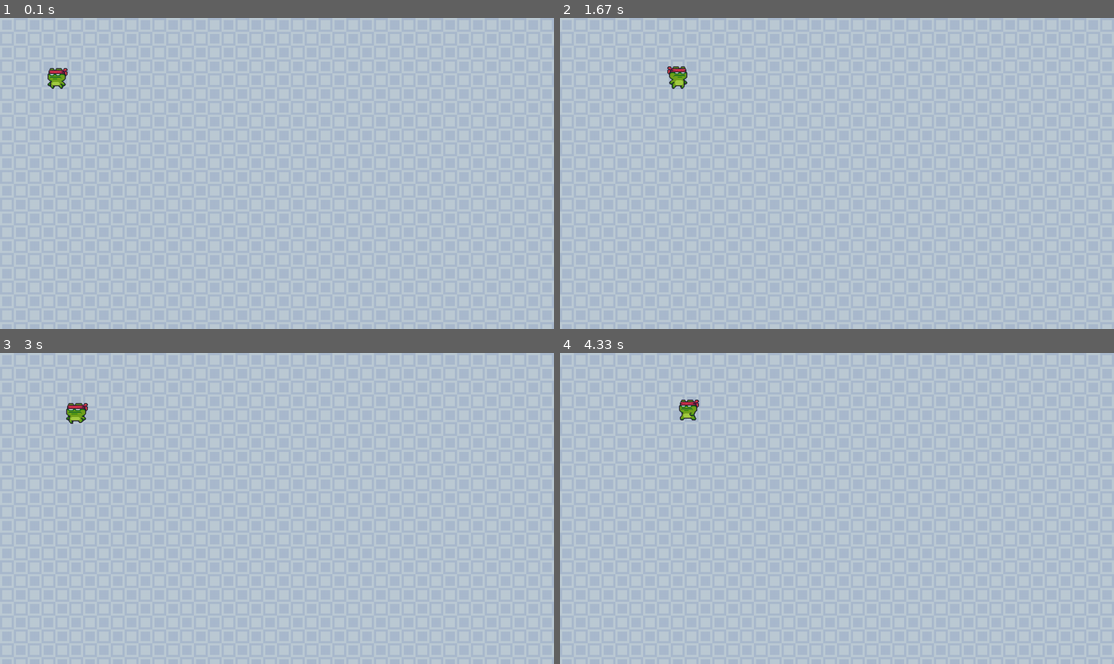
Above: before the commit, frames 1-4 (two rows, left to right).
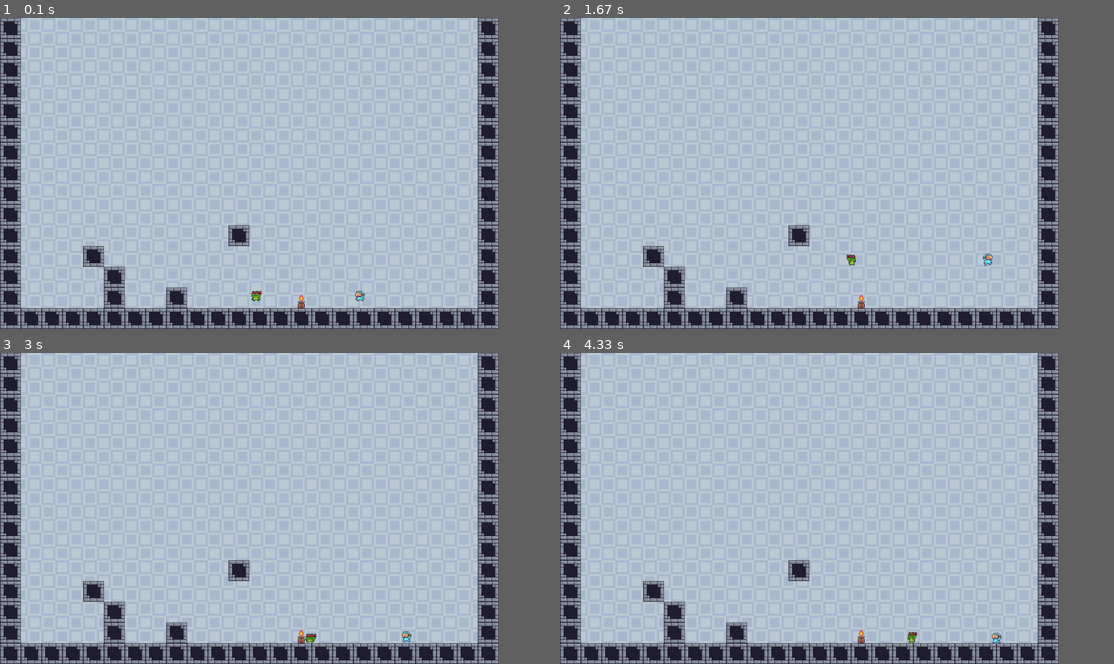
Above: after the commit, the same moments.

Repository: odabasi52/PyGame-2DPlatformerTest
Game: pygame game, started from main.py
Two runs of this game, one before a commit and one after it. Both use one fixed random seed, a clock stepped at 60 frames per second and the inputs below.
Inputs:
- Up to frame 1 (0.1 s): no input
- Up to frame 2 (1.67 s): hold W 0.33-0.8 s; hold Right 0.33-0.8 s; hold Right 0.83-1.3 s; hold D 0.83-1.3 s; hold Up 1.33-1.63 s; hold W 1.33-1.63 s
- Up to frame 3 (3 s): hold Right 1.67-2.13 s; hold D 1.67-2.13 s; hold Left 2.17-2.7 s; hold A 2.17-2.7 s; hold Left from 2.73 s (still down); hold A from 2.73 s (still down)
- Up to frame 4 (4.33 s): release Left at 3.13 s; release A at 3.13 s; hold Up 3.17-3.53 s; hold W 3.17-3.53 s; hold Right 3.57-4.2 s; hold D 3.57-4.2 s; hold Left from 4.23 s (still down); hold A from 4.23 s (still down)
In our replay, the window is 900x506 before the commit and 810x506 after it. These sizes can differ from the game's own. Grey fills any space a smaller window leaves; there, only what the larger window draws over its background counts as a difference.

The runs differ from the first frame. In frame 1, 15% of the frame differs, in the area x 0-90%, y 0-100%; in frame 2, 15%; in frame 3, 15%; in frame 4, 15%.

Commit message:
commit 2

Diff:
--- a/main.py
+++ b/main.py
@@ -1,46 +1,19 @@
 import pygame
-from os.path import join
 
-WIDTH, HEIGHT = 1280, 720
+WIDTH, HEIGHT = 1152, 720
 FPS = 60
-SPEED = 5
 
 pygame.init()
 pygame.display.set_caption("Eda")
 window = pygame.display.set_mode((WIDTH, HEIGHT))
 
-from player import Player
-
-def get_background(color):
-    image = pygame.image.load(join("assets", "background", color))
-    _, _, width, height = image.get_rect()
-    tiles_pos = []
-
-    for x in range(WIDTH // width + 1):
-        for y in range(HEIGHT // height + 1):
-            pos = (x * width, y * height)
-            tiles_pos.append(pos)
-    return tiles_pos, image
-
-def draw(window, player):
-    tiles_pos, bg_img = get_background("Blue.png")
-    for tile in tiles_pos:
-        window.blit(bg_img, tile)
-    player.draw(window)
-    pygame.display.update()
-
-def handle_move(player):
-    keys = pygame.key.get_pressed()
-    player.x_vel = 0
-    if keys[pygame.K_a]:
-        player.move_x(SPEED, False)
-    elif keys[pygame.K_d]:
-        player.move_x(SPEED, True)
+from map import Map
 
 def main(window):
     run = True
     clock = pygame.time.Clock()
-    player = Player(100, 100, 50, 50)
+    map = Map("Blue")
+    objects, player1, player2 = map.create_map()
 
     while run:
         clock.tick(FPS)
@@ -48,9 +21,18 @@
             if event.type == pygame.QUIT:
                 run = False
                 break
-        player.loop(FPS)
-        handle_move(player)
-        draw(window, player)
+
+            if event.type == pygame.KEYDOWN:
+                if event.key == pygame.K_w and player1.jump_count < 2:
+                    player1.jump()
+                if event.key == pygame.K_UP and player2.jump_count < 2:
+                    player2.jump()
+
+        player1.loop(FPS)
+        player2.loop(FPS)
+        player1.handle_move(objects, player2)
+        player2.handle_move(objects, player1)
+        map.draw_map(window, player1, player2, objects)
 
     pygame.quit()
     exit()
--- /dev/null
+++ b/map.py
@@ -0,0 +1,74 @@
+import pygame
+from player import Player
+from object import *
+from os.path import join
+WIDTH, HEIGHT = 1152, 720
+
+class Map:
+    # 24 - 15
+    # X Block
+    # P player1, B player2
+    game_map = [
+        "X                      X",
+        "X                      X",
+        "X                      X",
+        "X                      X",
+        "X                      X",
+        "X                      X",
+        "X                      X",
+        "X                      X",
+        "X                      X",
+        "X                      X",
+        "X          X           X",
+        "X   X                  X",
+        "X    X                 X",
+        "X    X  X   P F  B     X",
+        "XXXXXXXXXXXXXXXXXXXXXXXX",
+    ]
+    def __init__(self, color):
+        self.color = color
+
+    def get_background(self):
+        image = pygame.image.load(join("assets", "background", self.color + ".png"))
+        _, _, width, height = image.get_rect()
+        tiles_pos = []
+
+        for x in range(WIDTH // width + 1):
+            for y in range(HEIGHT // height + 1):
+                pos = (x * width, y * height)
+                tiles_pos.append(pos)
+        return tiles_pos, image
+
+    def draw_map(self, window, player1, player2, blocks):
+        tiles_pos, bg_img = self.get_background()
+        for tile in tiles_pos:
+            window.blit(bg_img, tile)
+        player1.draw(window)
+        player2.draw(window)
+        for block in blocks:
+            block.draw(window)
+        pygame.display.update()
+
+    def create_map(self):
+        player1 = None
+        player2 = None
+        blocks = []
+        y = 0
+        for row in self.game_map:
+            x = 0
+            for char in row:
+                if char == "P":
+                    player1 = Player(x, y, 0, 0, "NinjaFrog", True)
+                elif char == "B":
+                    player2 = Player(x, y, 0, 0, "VirtualGuy", False)
+                elif char == "X":
+                    blocks.append(Block(x, y, 48))
+                elif char == "F":
+                    fire = Fire(x + 16,y + 16, 16, 32)
+                    blocks.append(fire)
+                    fire.on()
+                    fire.loop()
+                x += 48
+            y += 48
+
+        return blocks, player1, player2
--- /dev/null
+++ b/object.py
@@ -0,0 +1,59 @@
+import pygame
+from os.path import join
+from player import load_sprites
+
+class Object(pygame.sprite.Sprite):
+    def __init__(self, x, y, w, h, name=None):
+        super().__init__()
+        self.rect = pygame.Rect(x, y, w, h)
+        self.width = w
+        self.height = h
+        self.img = pygame.Surface((w, h), pygame.SRCALPHA)
+        self.name = name
+
+    def draw(self, window):
+        window.blit(self.img, (self.rect.x, self.rect.y))
+
+class Block(Object):
+    def __init__(self, x, y, size):
+        super().__init__(x, y, size, size)
+        block = self.get_block(size)
+        self.img.blit(block, (0, 0))
+        self.mask = pygame.mask.from_surface(self.img)
+
+    def get_block(self, size):
+        path = join("assets", "Terrain", "Terrain.png")
+        img = pygame.image.load(path).convert_alpha()
+        surface = pygame.Surface((size, size), pygame.SRCALPHA, 32)
+        rect = pygame.Rect(0, 0, size, size)
+        surface.blit(img, (0, 0), rect)
+        return surface
+
+class Fire(Object):
+    ANIMATION_DELAY = 2
+    def __init__(self, x, y, w, h):
+        super().__init__(x, y, w, h, "fire")
+        self.fire_sprites = load_sprites("Traps", "Fire", w, h)
+        self.img = self.fire_sprites["off"][0]
+        self.mask = pygame.mask.from_surface(self.img)
+        self.animation_count = 0
+        self.animation_name = "off"
+
+    def on(self):
+        self.animation_name = "on"
+
+    def off(self):
+        self.animation_name = "off"
+
+    def loop(self):
+        sprites = self.fire_sprites[self.animation_name]
+        sprite_index = (self.animation_count // self.ANIMATION_DELAY) % len(sprites)
+        self.img = sprites[sprite_index]
+        self.animation_count += 1
+        self.update()
+
+        self.rect = self.img.get_rect(topleft=(self.rect.x, self.rect.y))
+        self.mask = pygame.mask.from_surface(self.img)
+
+        if self.animation_count // self.ANIMATION_DELAY > len(sprites):
+            self.animation_count = 0
--- a/player.py
+++ b/player.py
@@ -17,7 +17,7 @@
             surface = pygame.Surface((w, h), pygame.SRCALPHA, 32)
             rect = pygame.Rect(i* w, 0, w, h)
             surface.blit(sprite_sheet, (0, 0), rect)
-            sprites.append(pygame.transform.scale2x(surface))
+            sprites.append(surface)
 
         if direction:
             all_sprites[image.replace(".png", "") + "_right"] = sprites
@@ -27,11 +27,13 @@
     return all_sprites
 
 class Player(pygame.sprite.Sprite):
-    ANIMATION_DELAY = 3
+    SPEED = 3
+    ANIMATION_DELAY = 2
     GRAVITY = 1
-    SPRITES = load_sprites("MainCharacters", "NinjaFrog", 32, 32, True)
 
-    def __init__(self, x, y, w, h):
+
+    def __init__(self, x, y, w, h, name, player1):
+        super().__init__()
         self.rect = pygame.Rect(x, y, w, h)
         self.x_vel = 0
         self.y_vel = 0
@@ -39,6 +41,94 @@
         self.direction = "left"
         self.animation_count = 0
         self.fall_count = 0
+        self.jump_count = 0
+        self.hit = False
+        self.hit_count = 0
+        self.name = name
+        self.SPRITES = load_sprites("MainCharacters", self.name, 32, 32, True)
+        self.player1 = player1
+
+    def handle_vertical_collision(self, objs, dy, other):
+        collided_objs = []
+        for obj in objs:
+            if pygame.sprite.collide_mask(self, obj):
+                if dy > 0:
+                    self.rect.bottom = obj.rect.top
+                    self.landed()
+                elif dy < 0:
+                    self.rect.top = obj.rect.bottom
+                    self.hit_head()
+                collided_objs.append(obj)
+        if pygame.sprite.collide_mask(self, other):
+                if dy > 0:
+                    self.rect.bottom = other.rect.top
+                    self.landed()
+                elif dy < 0:
+                    self.rect.top = other.rect.bottom
+                    self.hit_head()
+                collided_objs.append(other)
+
+        return collided_objs
+
+    def handle_horizontal_collision(self, objs, dx, other):
+        self.move(dx, 0)
+        self.update()
+        collided_obj = None
+        for obj in objs:
+            if pygame.sprite.collide_mask(self, obj):
+                collided_obj = obj
+
+        if pygame.sprite.collide_mask(self, other):
+            collided_obj = other
+
+        self.move(-dx, 0)
+        self.update()
+        return collided_obj
+
+    def get_input(self):
+        keys = pygame.key.get_pressed()
+        if self.player1:
+            if keys[pygame.K_a]:
+                return "L"
+            elif keys[pygame.K_d]:
+                return "R"
+        else:
+            if keys[pygame.K_LEFT]:
+                return "L"
+            elif keys[pygame.K_RIGHT]:
+                return "R"
+
+    def handle_move(self, objects, other):
+        self.x_vel = 0
+
+        left_collide = self.handle_horizontal_collision(objects, -self.SPEED * 2, other)
+        right_collide = self.handle_horizontal_collision(objects, self.SPEED * 2, other)
+        key = self.get_input()
+        if key == "L" and not left_collide:
+            self.move_x(self.SPEED, False)
+        elif key == "R" and not right_collide:
+            self.move_x(self.SPEED, True)
+
+        verts = self.handle_vertical_collision(objects, self.y_vel, other)
+        collideds = [*verts, left_collide, right_collide]
+        for o in collideds:
+            if o and o.name == "fire":
+                self.get_hit()
+
+    def landed(self):
+        self.fall_count = 0
+        self.y_vel = 0
+        self.jump_count = 0
+
+    def hit_head(self):
+        self.y_vel = -self.y_vel
+
+    def jump(self):
+        self.jump_count += 1
+        self.animation_count = 0
+        self.y_vel = -self.GRAVITY * 6
+        if self.jump_count == 1:
+            self.fall_count = 0
 
     def move(self, dx, dy):
         self.rect.x += dx
@@ -47,24 +137,44 @@
     def move_x(self, vel, right):
         self.x_vel = vel if right else -vel
 
-        if self.direction != "left" and self.x_vel < 0:
+        if self.direction != "left" and not right:
             self.direction = "left"
             self.animation_count = 0
 
-        elif self.direction != "right" and self.x_vel > 0:
+        elif self.direction != "right" and right:
             self.direction = "right"
             self.animation_count = 0
 
+    def get_hit(self):
+        self.hit = True
+        self.hit_count += 1
+
     def loop(self, fps):
-        #self.y_vel += min(1, (self.fall_count / fps) * self.GRAVITY)
+        self.y_vel += min(1, (self.fall_count / fps) * self.GRAVITY)
         self.move(self.x_vel, self.y_vel)
+
+        if self.hit:
+            self.hit_count += 1
+        if self.hit_count >= fps * 2:
+            self.hit_count = 0
+            self.hit = False
 
         self.fall_count += 1
         self.update_sprite()
 
     def update_sprite(self):
         sprite_sheet = "idle"
-        if self.x_vel != 0:
+
+        if self.hit:
+            sprite_sheet = "hit"
+        elif self.y_vel < 0:
+            if self.jump_count == 1:
+                sprite_sheet = "jump"
+            elif self.jump_count == 2:
+                sprite_sheet = "double_jump"
+        elif self.y_vel > self.GRAVITY * 2:
+            sprite_sheet = "fall"
+        elif self.x_vel != 0:
             sprite_sheet = "run"
 
         sprites = self.SPRITES[f"{sprite_sheet}_{self.direction}"]
